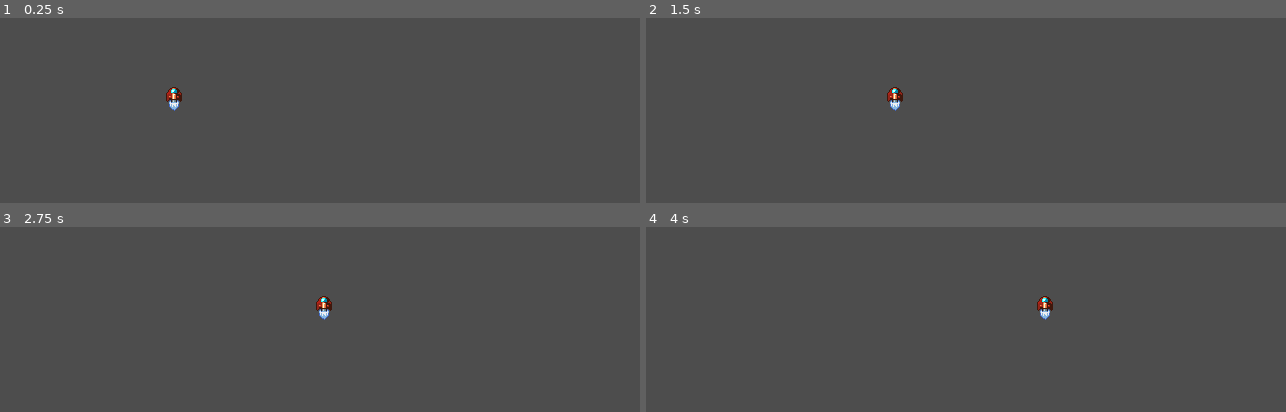
Above: before the commit, frames 1-4 (two rows, left to right).
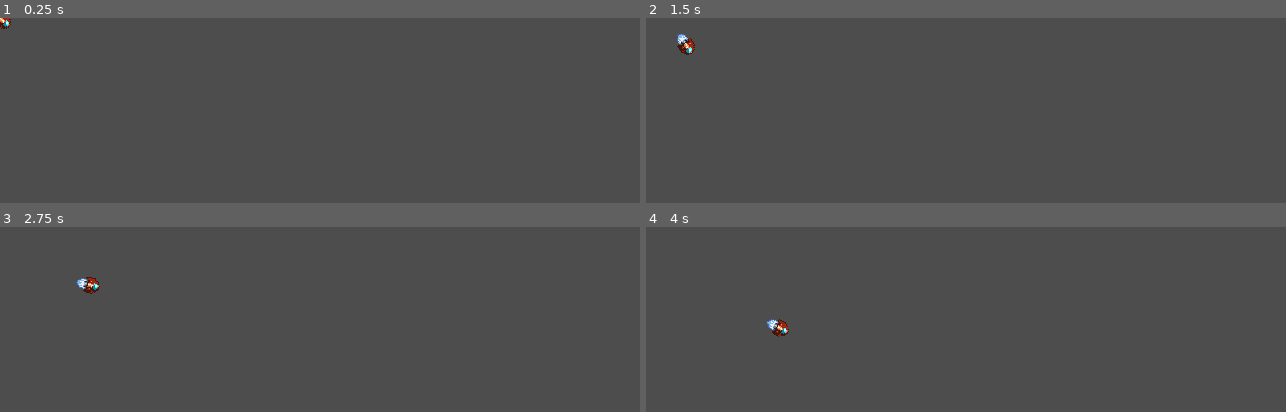
Above: after the commit, the same moments.

Repository: dolabela/godot-study
Game: Godot game, scene res://something.tscn
Same seed, same stepped clock (60 frames per second), same inputs: the game is played once before the commit and once after it.
Inputs (mouse positions are in pixels of both pictures, inside the frame that each line leads up to):
- Up to frame 1 (0.25 s): no input
- Up to frame 2 (1.5 s): move the mouse to (outside the picture) at 0.52 s; hold W (i_up, bound only after the commit) 0.53-1.28 s; move the mouse to (outside the picture) at 1.27 s
- Up to frame 3 (2.75 s): move the mouse to (384, 362) at 2.02 s; hold W (i_up, bound only after the commit) from 2.03 s (still down)
- Up to frame 4 (4 s): move the mouse to (outside the picture) at 2.77 s; move the mouse to (outside the picture) at 3.52 s; release W (i_up, bound only after the commit) at 3.53 s

The runs differ from the first frame. In frame 1, 0.3% of the frame differs, in the area x 0-29%, y 0-51%; in frame 2, 0.5%; in frame 3, 0.5%, in the area x 11-52%, y 27-51%; in frame 4, 0.5%.

Commit message:
study: add classes 6-7 of godot alvin roe tutorial

Diff:
--- a/Player.gd
+++ b/Player.gd
@@ -1,7 +1,12 @@
 extends CharacterBody2D
-
-
+var speed = 50
 
 
 func _physics_process(delta):
-	position.x += 1
+	var dir = (get_global_mouse_position() -position).normalized()
+	rotation = dir.angle()
+
+	if (Input.is_action_pressed("i_up")):
+		velocity = dir*speed
+
+	move_and_slide()
--- a/project.godot
+++ b/project.godot
@@ -20,3 +20,11 @@
 window/size/viewport_width=640
 window/size/viewport_height=480
 window/stretch/mode="canvas_items"
+
+[input]
+
+i_up={
+"deadzone": 0.5,
+"events": [Object(InputEventKey,"resource_local_to_scene":false,"resource_name":"","device":-1,"window_id":0,"alt_pressed":false,"shift_pressed":false,"ctrl_pressed":false,"meta_pressed":false,"pressed":false,"keycode":0,"physical_keycode":87,"key_label":0,"unicode":119,"echo":false,"script":null)
+]
+}
--- a/something.tscn
+++ b/something.tscn
@@ -5,15 +5,20 @@
 [ext_resource type="Texture2D" uid="uid://bmyqnuedojl7h" path="res://arts/ship.png" id="2_51wha"]
 
 [node name="Something" type="Node2D"]
-position = Vector2(159, 81)
+position = Vector2(0, 1)
 script = ExtResource("1_v8i8j")
 
 [node name="Player" type="CharacterBody2D" parent="."]
 script = ExtResource("2_5e4yu")
 
-[node name="Sprite2D" type="Sprite2D" parent="Player"]
+[node name="art" type="Sprite2D" parent="Player"]
 texture_filter = 3
+rotation = 1.5708
 texture = ExtResource("2_51wha")
 hframes = 5
 vframes = 2
 frame = 2
+
+[node name="Camera2D" type="Camera2D" parent="Player"]
+enabled = false
+zoom = Vector2(0.7, 0.7)
